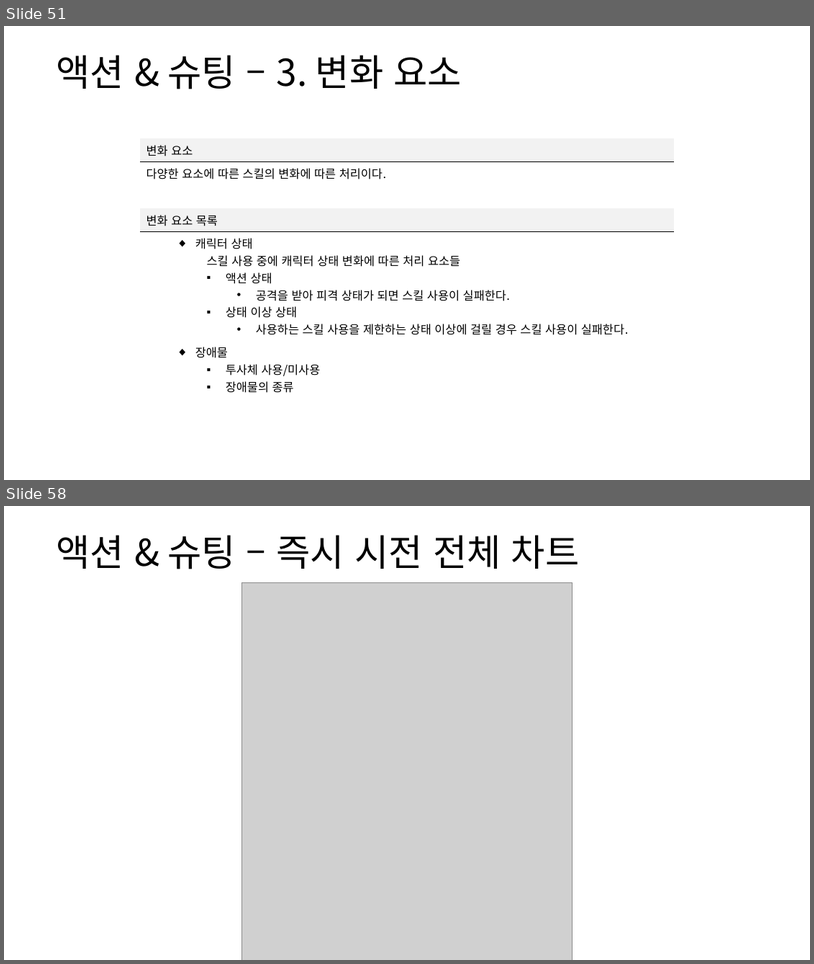
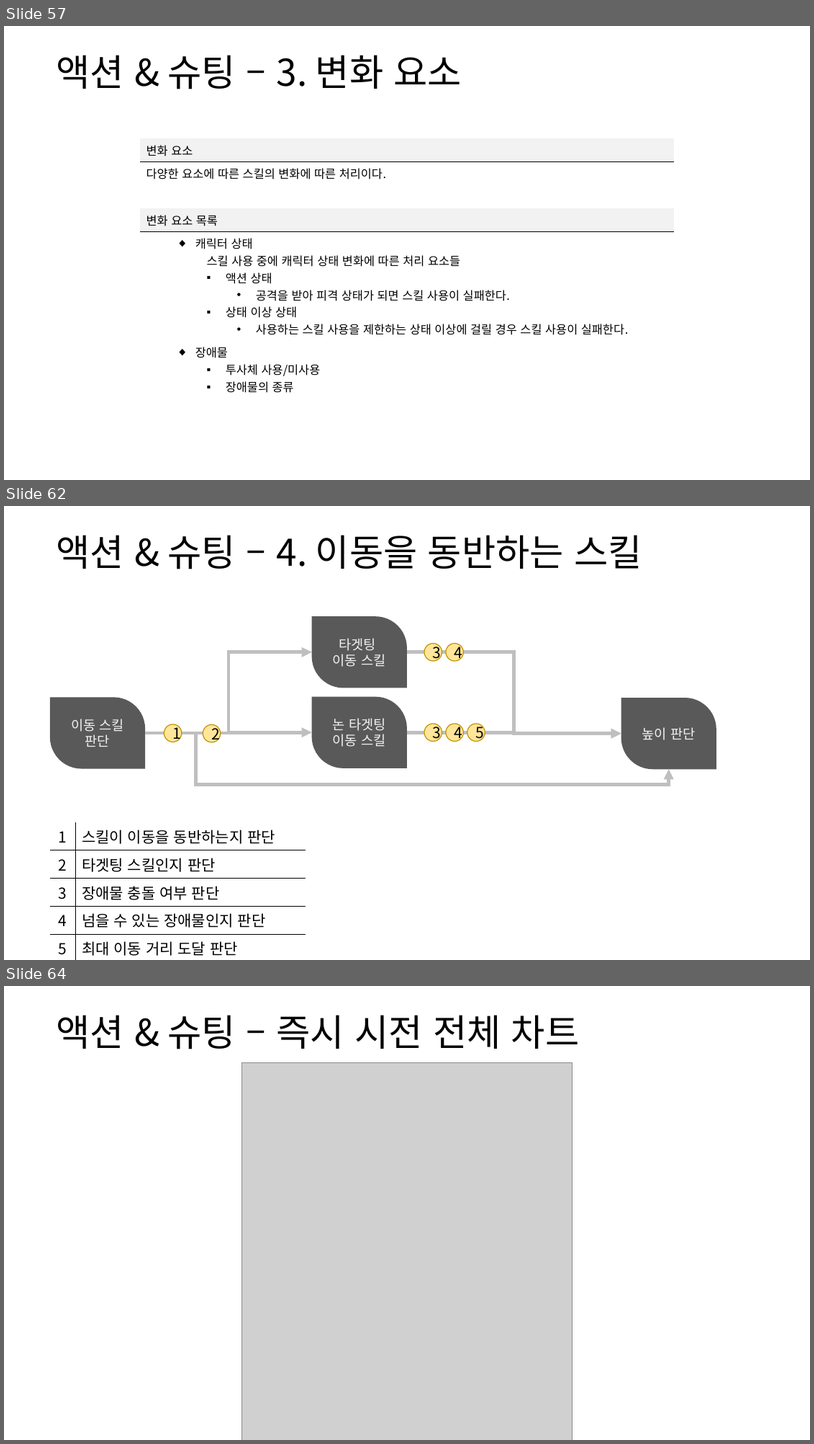
Before and after one commit to yjk0401/unityenginebasic_9th, a slide deck: 기획/방랑엽사전/스킬 시스템 기획서.pptx. Shown one above the other, each under a label of ours: slides 51 and 58 before the commit, slides 57, 62 and 64 after it; the slides between them are not shown. The pictures are 814x964 and 814x1444 pixels, drawn with LibreOffice and Linux fonts; fonts in the diff are those of the drawing; grey boxes stand for pictures. Boxes give left, top, right and bottom in pixels: in the first picture for what was removed or moved away, otherwise in the second. Text is boxed around its words. In the diff, an @@ line names an element or a change of style, - is before the commit and + after.

```diff
--- a/기획/방랑엽사전/스킬 시스템 기획서.pptx
+++ b/기획/방랑엽사전/스킬 시스템 기획서.pptx
@@ slide 62 added at <box>4,506,810,960</box>, background #FFFFFF @@
@@ text added at <box>56,535,642,569</box>, 44 pt, text #000000 @@
+액션 & 슈팅 – 4. 이동을 동반하는 스킬
@@ round diag rect added at <box>312,616,407,687</box>, fill #595959, 16 pt, text #F2F2F2 @@
+타겟팅
+이동 스킬
@@ elbow arrow added from (146, 733) to (312, 651), #BFBFBF 4 pt @@
@@ elbow arrow added from (407, 651) to (622, 734), #BFBFBF 4 pt @@
@@ ellipse added at <box>424,644,442,661</box>, fill #FFE699, outline #BF9000 1 pt, 18 pt, text #000000 @@
+3
@@ ellipse added at <box>446,644,464,661</box>, fill #FFE699, outline #BF9000 1 pt, 18 pt, text #000000 @@
+4
@@ round diag rect added at <box>50,698,145,769</box>, fill #595959, 16 pt, text #F2F2F2 @@
+이동 스킬 판단
@@ round diag rect added at <box>312,697,407,768</box>, fill #595959, 16 pt, text #F2F2F2 @@
+논 타겟팅
+이동 스킬
@@ round diag rect added at <box>622,698,717,769</box>, fill #595959, 16 pt, text #F2F2F2 @@
+높이 판단
@@ elbow arrow added from (146, 733) to (312, 732), #BFBFBF 4 pt @@
@@ elbow arrow added from (146, 733) to (669, 769), #BFBFBF 4 pt @@
@@ ellipse added at <box>165,724,182,742</box>, fill #FFE699, outline #BF9000 1 pt, 18 pt, text #000000 @@
+1
@@ ellipse added at <box>203,724,221,742</box>, fill #FFE699, outline #BF9000 1 pt, 18 pt, text #000000 @@
+2
@@ elbow arrow added from (407, 732) to (622, 734), #BFBFBF 4 pt @@
@@ ellipse added at <box>424,723,442,741</box>, fill #FFE699, outline #BF9000 1 pt, 18 pt, text #000000 @@
+3
@@ ellipse added at <box>446,723,464,741</box>, fill #FFE699, outline #BF9000 1 pt, 18 pt, text #000000 @@
+4
@@ ellipse added at <box>468,723,485,741</box>, fill #FFE699, outline #BF9000 1 pt, 18 pt, text #000000 @@
+5
@@ table added at <box>50,822,306,958</box>, 5 rows, 2 columns @@
+1 | 스킬이 이동을 동반하는지 판단
+2 | 타겟팅 스킬인지 판단
+3 | 장애물 충돌 여부 판단
+4 | 넘을 수 있는 장애물인지 판단
+5 | 최대 이동 거리 도달 판단
@@ what was slide 51 is now slide 57 @@
@@ what was slide 58 is now slide 64 @@
```
Also in this commit, not shown: 9 slides changed, 16 other slides added, 4 slides removed, 4 other files.
